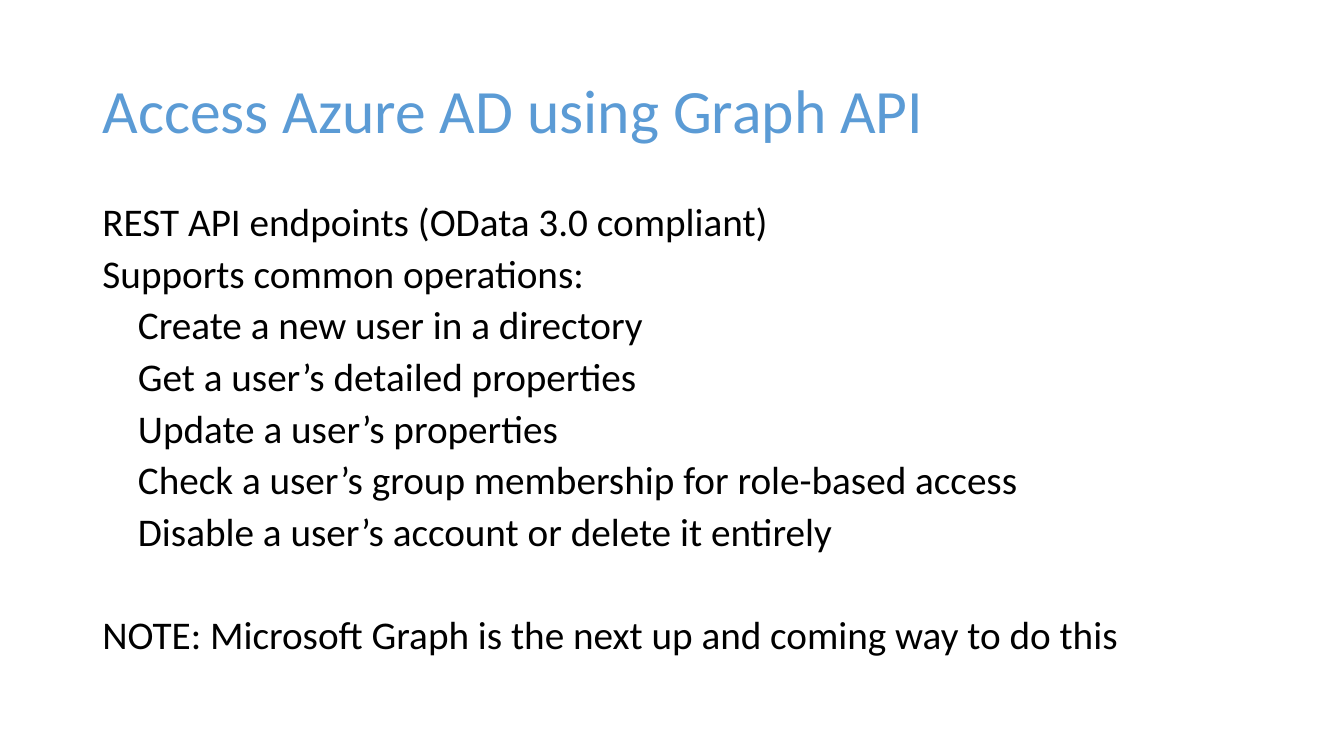
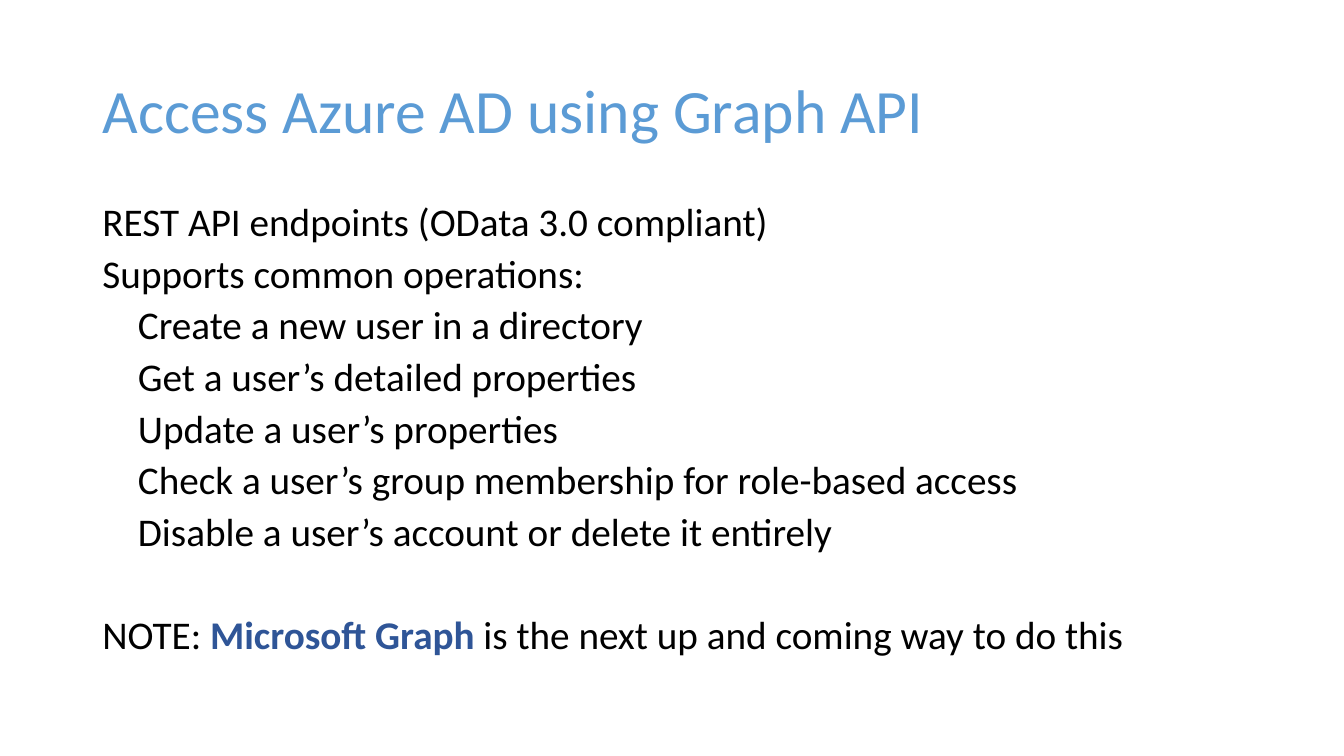
Before and after one commit to dstolts/70-534, a slide deck: slide 10 of Presentations/70-534-Combined-SecuritySlides.pptx. Drawn at 1344x756 pixels with LibreOffice and Linux fonts; fonts in the diff are those of the drawing. Boxes give left, top, right and bottom in pixels: in the first picture for what was removed or moved away, otherwise in the second. Text is boxed around its words. In the diff, an @@ line names an element or a change of style, - is before the commit and + after.

```diff
--- a/Presentations/70-534-Combined-SecuritySlides.pptx
+++ b/Presentations/70-534-Combined-SecuritySlides.pptx
@@ text at (x1=102, y1=621, x2=1123, y2=656): text colour #000000 to #2F5597, bold on in "Microsoft Graph" @@
```
Also in this commit, not shown: 3 other slides changed, 1 slide added, 1 slide removed.
